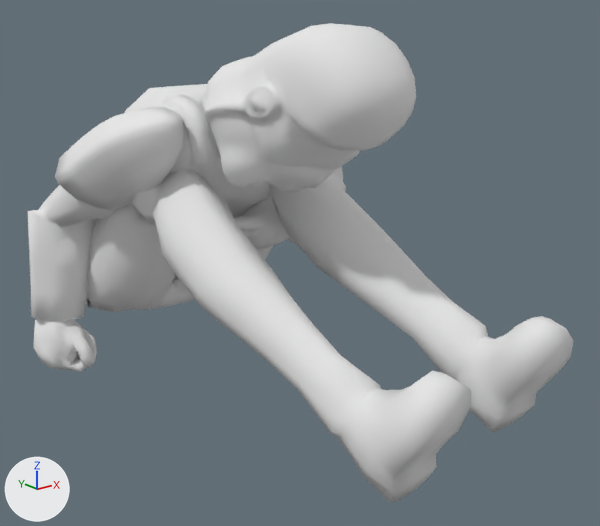
The OBJ model Resource/Models/Move_000263.obj: old version first, new version second.
One viewpoint serves both versions: a camera (50 mm lens) standing at (-1.83, -3.15, 0.98) and looking at (0.08, -0.76, 0.02). The lights are fixed; the arrows at lower left show +X, +Y and +Z. Where no turn or scale is listed for an object, it has been applied to the vertices.

Script lines for the objects in view, before the commit:
```python
me_stormtrooper_001_stormtrooper = bpy.data.meshes.new('Stormtrooper.001_Stormtrooper')
me_stormtrooper_001_stormtrooper.from_pydata(...)  # 3275 vertices, 6518 faces; spans x -0.64..0.73, y -1.84..0.52, z -0.55..0.91
me_stormtrooper_001_stormtrooper.materials.append(mat_stormtrooper)  # white #e7e7e7
ob_stormtrooper_001_stormtrooper = bpy.data.objects.new('Stormtrooper.001_Stormtrooper', me_stormtrooper_001_stormtrooper)
ob_stormtrooper_001_stormtrooper.location = (0.0, 0.0, 0.0)
```
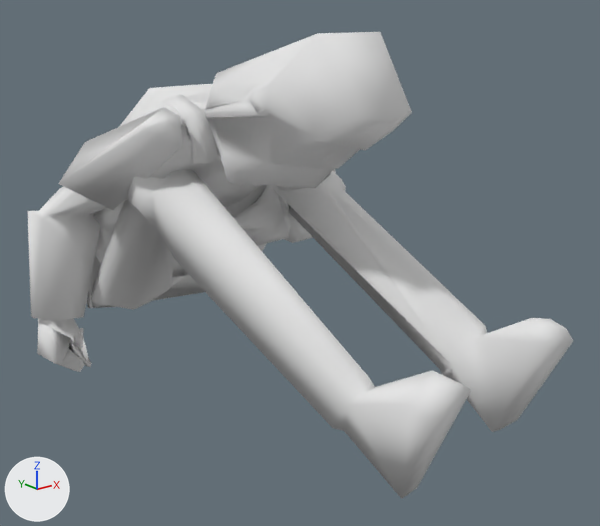
Location of each change, (x1, y1, x2, y2) in pixels of the pictures (600 x 526 px):
'Stormtrooper.001_Stormtrooper', reshaped
    before: (28, 23, 573, 503)
    after: (28, 32, 573, 499)
part 1 of me_stormtrooper_001_stormtrooper, deleted
    before: (28, 23, 573, 503)

Patch to the scene script:
```diff
--- a/Resource/Models/Move_000263.obj.py
+++ b/Resource/Models/Move_000263.obj.py
@@ me_stormtrooper_001_stormtrooper @@
 # used by ob_stormtrooper_001_stormtrooper; location = (0.0, 0.0, 0.0)
-me_stormtrooper_001_stormtrooper.from_pydata(...)  # 3275 vertices, 6518 faces; spans x -0.64..0.73, y -1.84..0.52, z -0.55..0.91
+me_stormtrooper_001_stormtrooper.from_pydata(...)  # 887 vertices, 1750 faces; spans x -0.64..0.73, y -1.84..0.51, z -0.55..0.89
+# me_stormtrooper_001_stormtrooper part 1: 2388 vertices removed from x -0.64..0.72, y -1.82..0.52, z -0.55..0.91
 me_stormtrooper_001_stormtrooper.materials.append(mat_stormtrooper)
```
